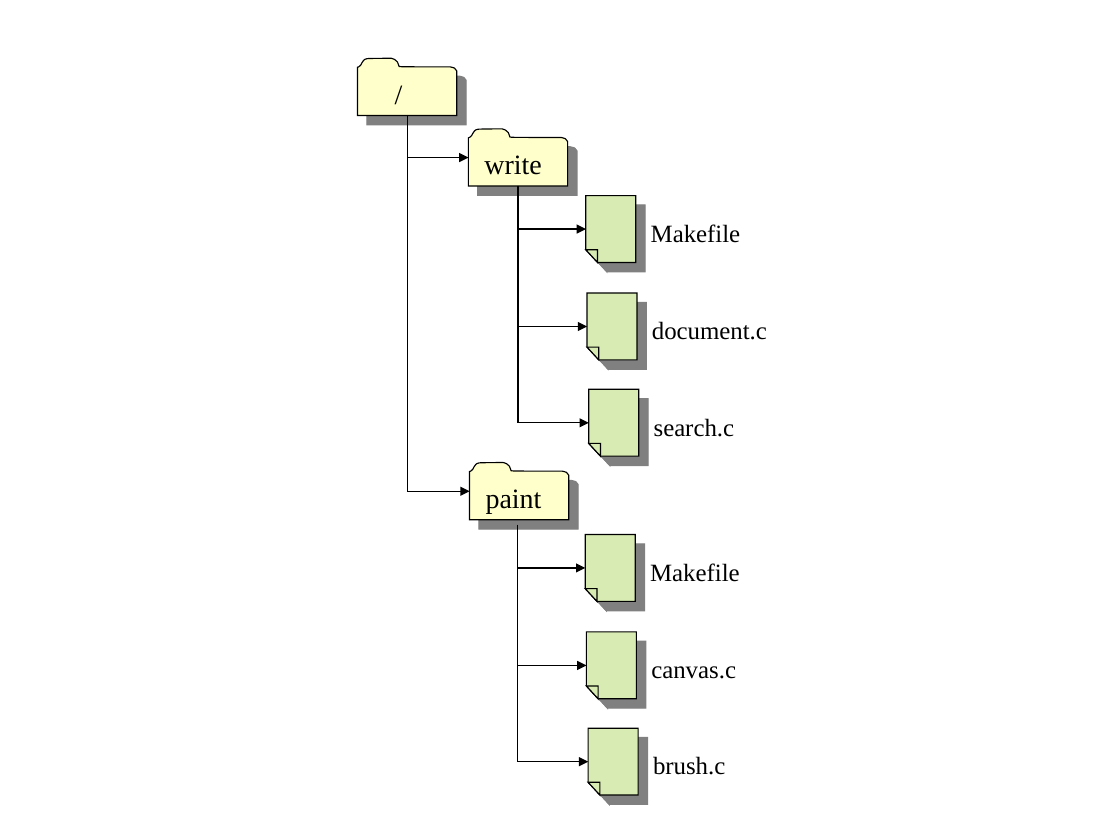
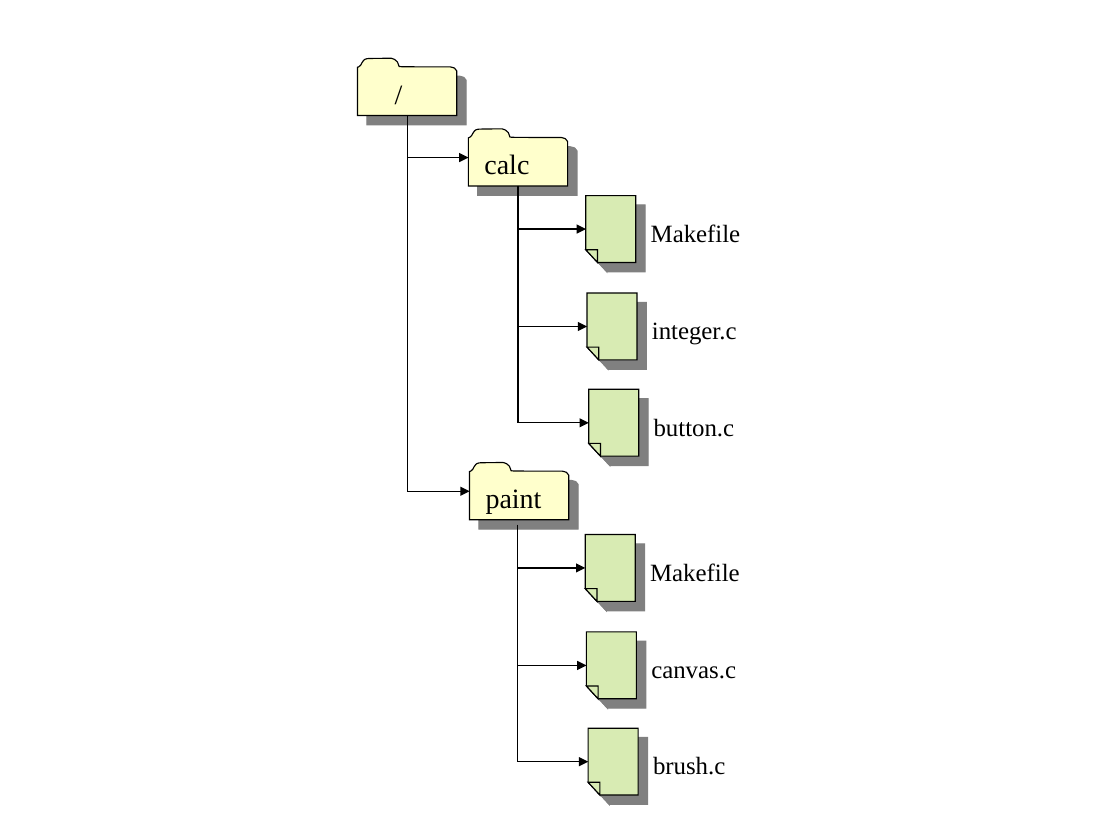
Before and after one commit to nabetaro/svnbook-ja, a slide deck: slide 6 of src/book/book/images/VersioningModels.ppt. Drawn at 1120x840 pixels with LibreOffice and Linux fonts; fonts in the diff are those of the drawing. Boxes give left, top, right and bottom in pixels: in the first picture for what was removed or moved away, otherwise in the second. Text is boxed around its words. In the diff, an @@ line names an element or a change of style, - is before the commit and + after.

Commit message:
Book: rename the 'write' example project to 'calc', which is less confusing.
* ch02.xml, ch04.xml:  write->calc, document.c->integer.c, search.c->button.c

* VersioningModels.ppt, branches.ppt, ch02dia6.png, ch04dia2.png,
  ch04dia3.png, ch04dia4.png:  change all diagrams to have new names (ugh)

```diff
--- a/src/book/book/images/VersioningModels.ppt
+++ b/src/book/book/images/VersioningModels.ppt
@@ text in freeform shape at box(484, 154, 529, 175): text changed @@
-write
+calc
@@ text at box(652, 322, 737, 345): text changed @@
-document.c
+integer.c
@@ text at box(654, 418, 735, 437): text changed @@
-search.c
+button.c
```
Also in this commit, not shown: 7 other files.
